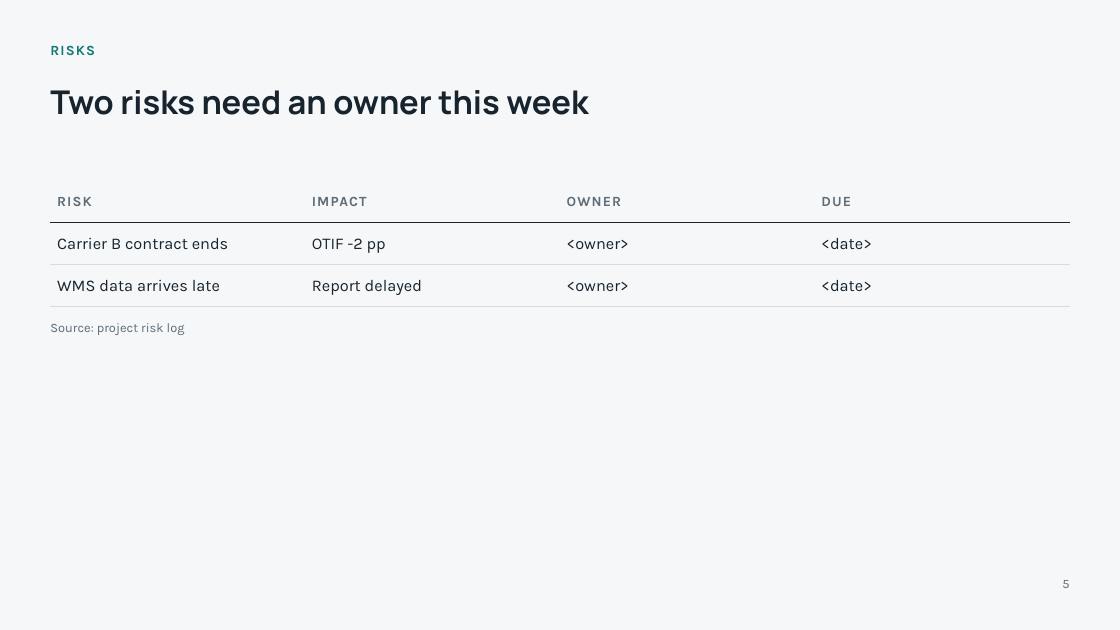
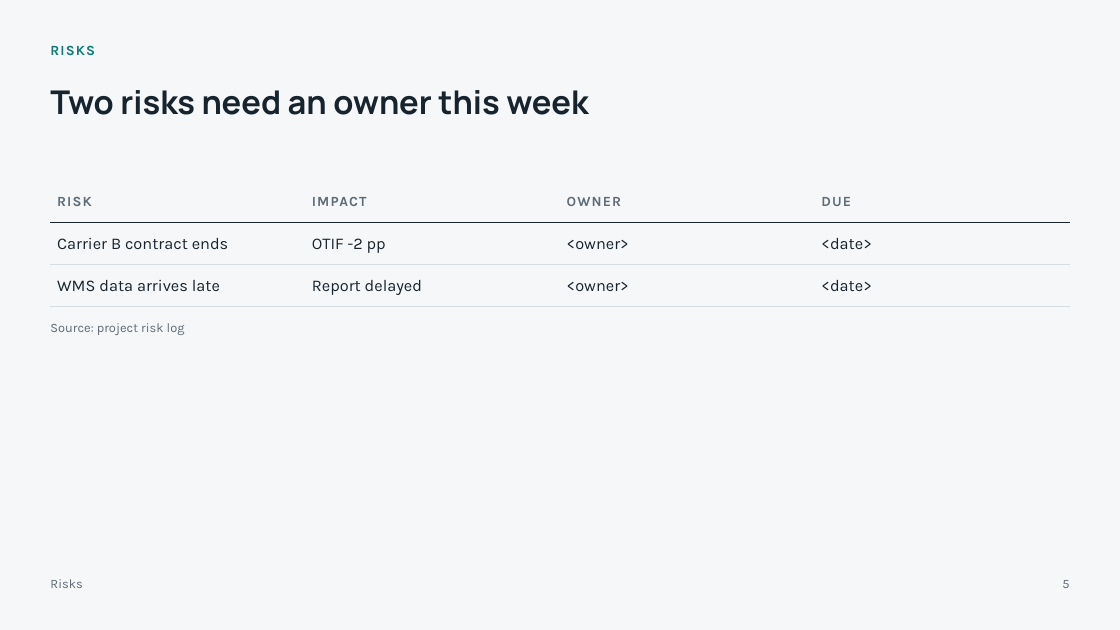
Before and after one commit to vinivaliati/vinivaliati-ai-template, a slide deck: slide 5 of skills/presentations/assets/status-report.pptx. Drawn at 1120x630 pixels with LibreOffice and Linux fonts; fonts in the diff are those of the drawing. Boxes give left, top, right and bottom in pixels: in the first picture for what was removed or moved away, otherwise in the second. Text is boxed around its words. In the diff, an @@ line names an element or a change of style, - is before the commit and + after.

```diff
--- a/skills/presentations/assets/status-report.pptx
+++ b/skills/presentations/assets/status-report.pptx
@@ text added at <box>50,579,82,588</box>, 11 pt, text #5E6C77 @@
+Risks
```
Also in this commit, not shown: 3 other slides changed, 29 other files.
